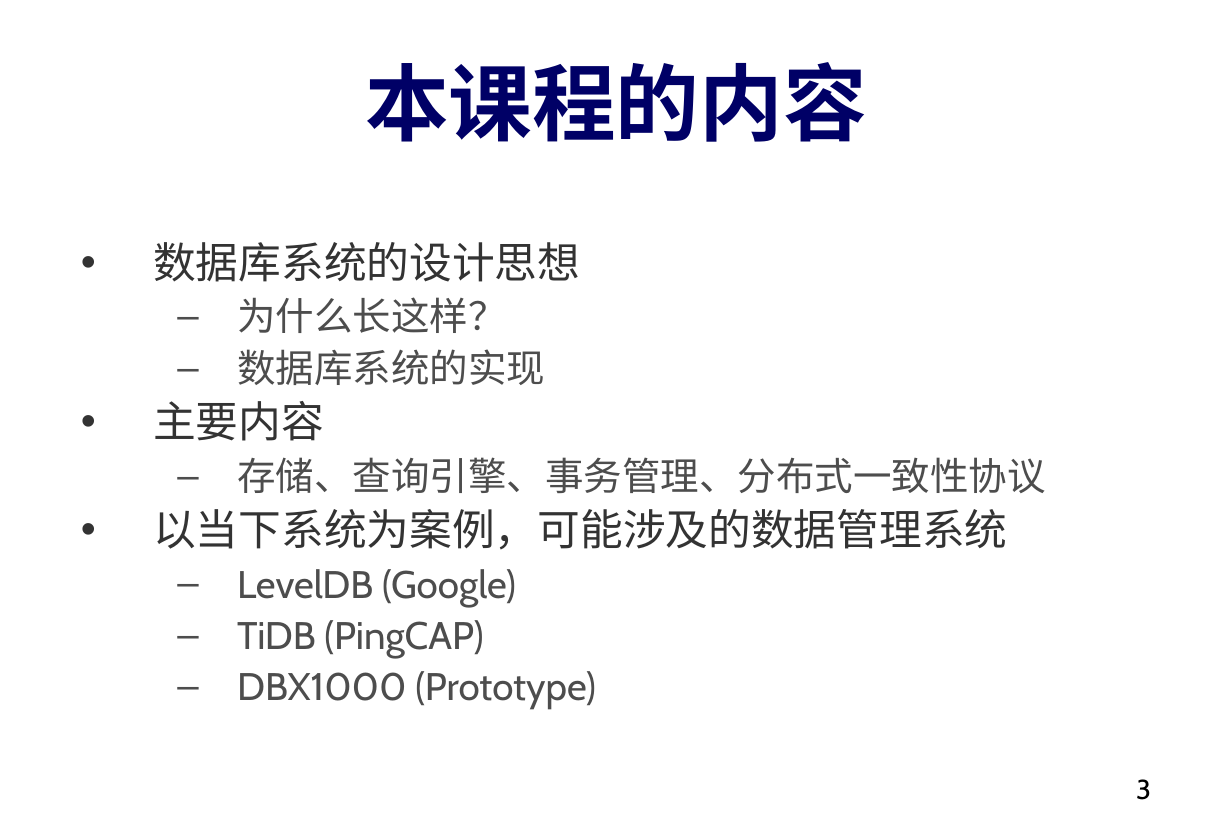
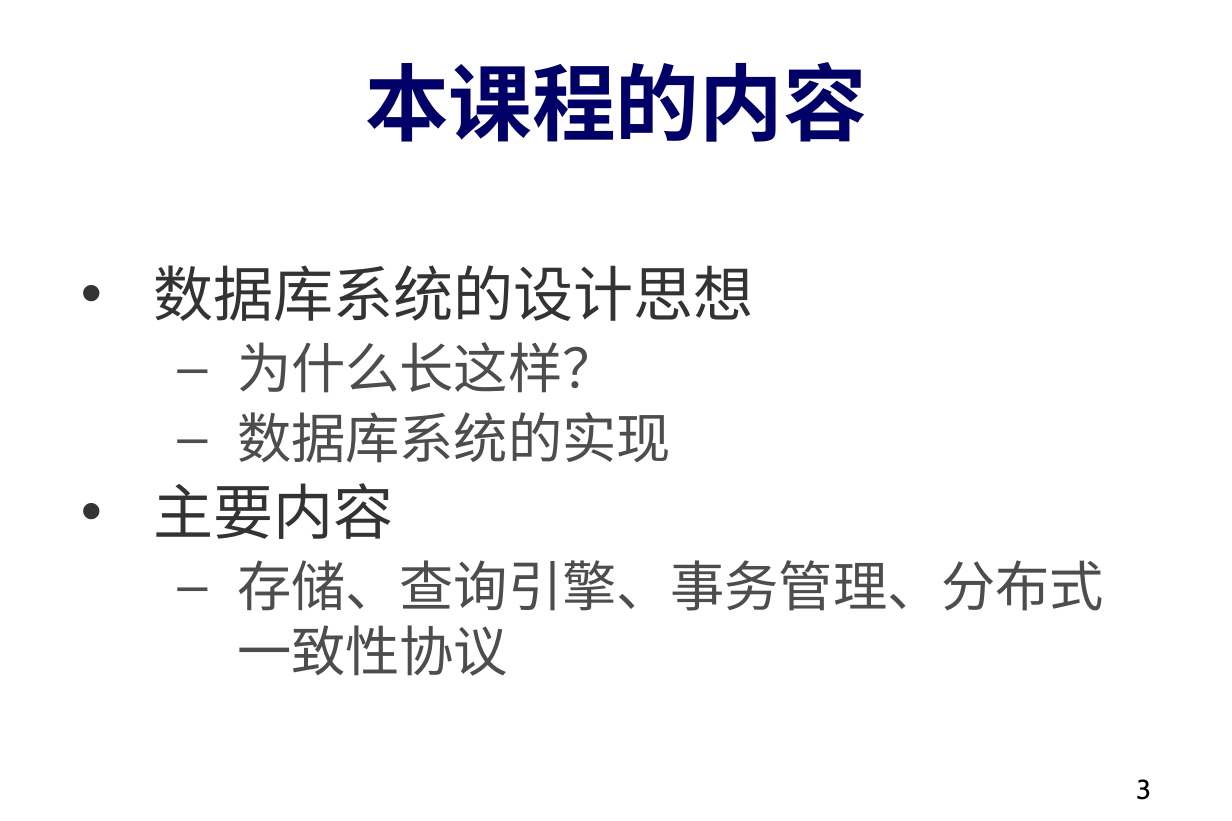
Before and after one commit to dase314/dase314.github.io, a slide deck: slide 3 of files/W1-Intro.pptx. Drawn at 1232x821 pixels with LibreOffice and Linux fonts; fonts in the diff are those of the drawing. Boxes give left, top, right and bottom in pixels: in the first picture for what was removed or moved away, otherwise in the second. Text is boxed around its words. In the diff, an @@ line names an element or a change of style, - is before the commit and + after.

```diff
--- a/files/W1-Intro.pptx
+++ b/files/W1-Intro.pptx
@@ text "数据库系统的设计思想" at [153,265,1104,676]: size 28.1 to 39.5 pt in "数据库系统的设计思想", "主要内容"; size 25.3 to 35.6 pt in "为什么长这样？", "数据库系统的实现", "存储、查询引擎、事务管理、分布式一致性协议" @@
@@ text at [153,509,1007,710]: paragraphs removed @@
-• 以当下系统为案例，可能涉及的数据管理系统
-  – LevelDB (Google)
-  – TiDB (PingCAP)
-  – DBX1000 (Prototype)
```
Also in this commit, not shown: 1 other slide changed, 1 slide added, 10 slides removed, 6 other files.
